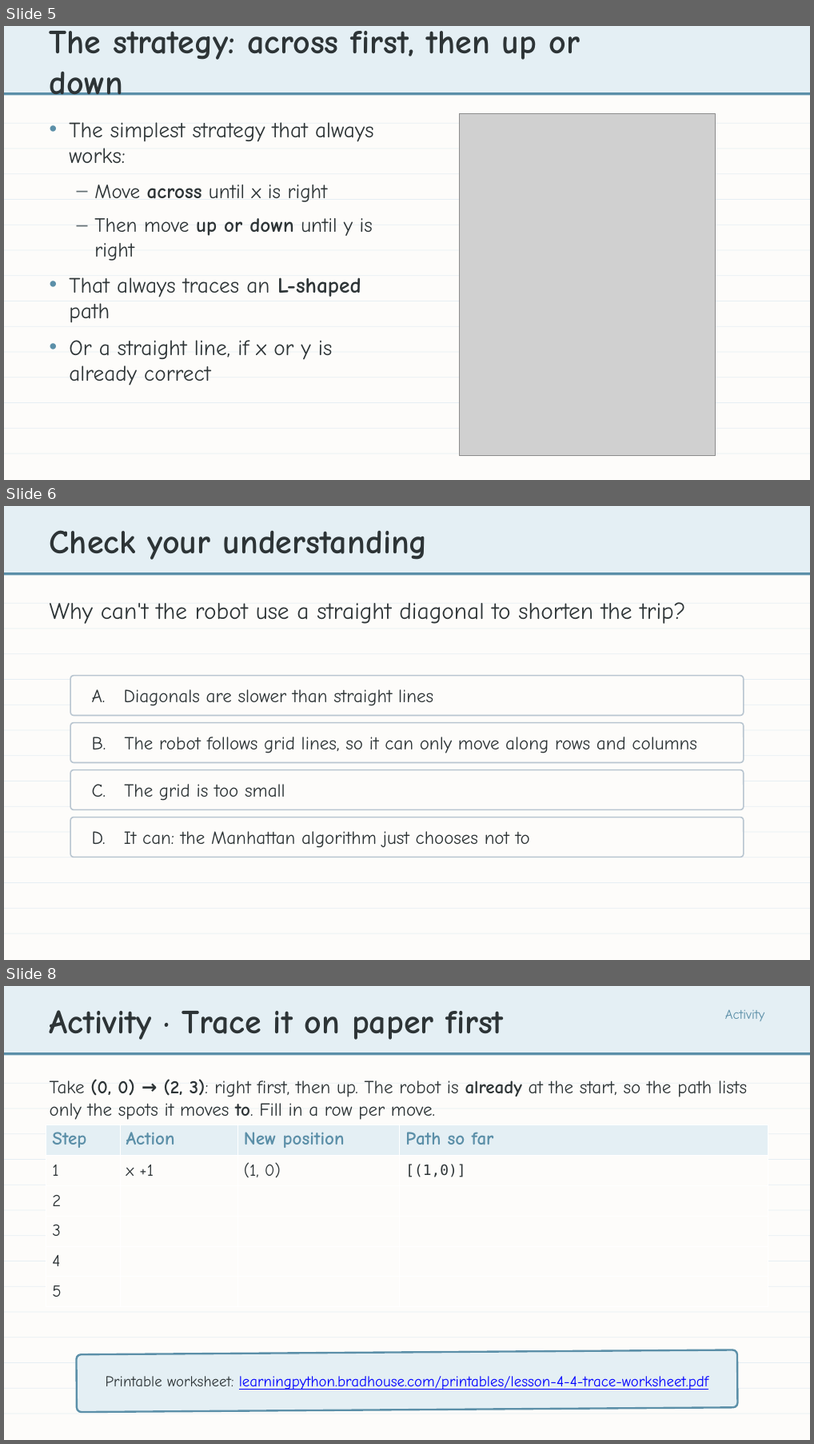
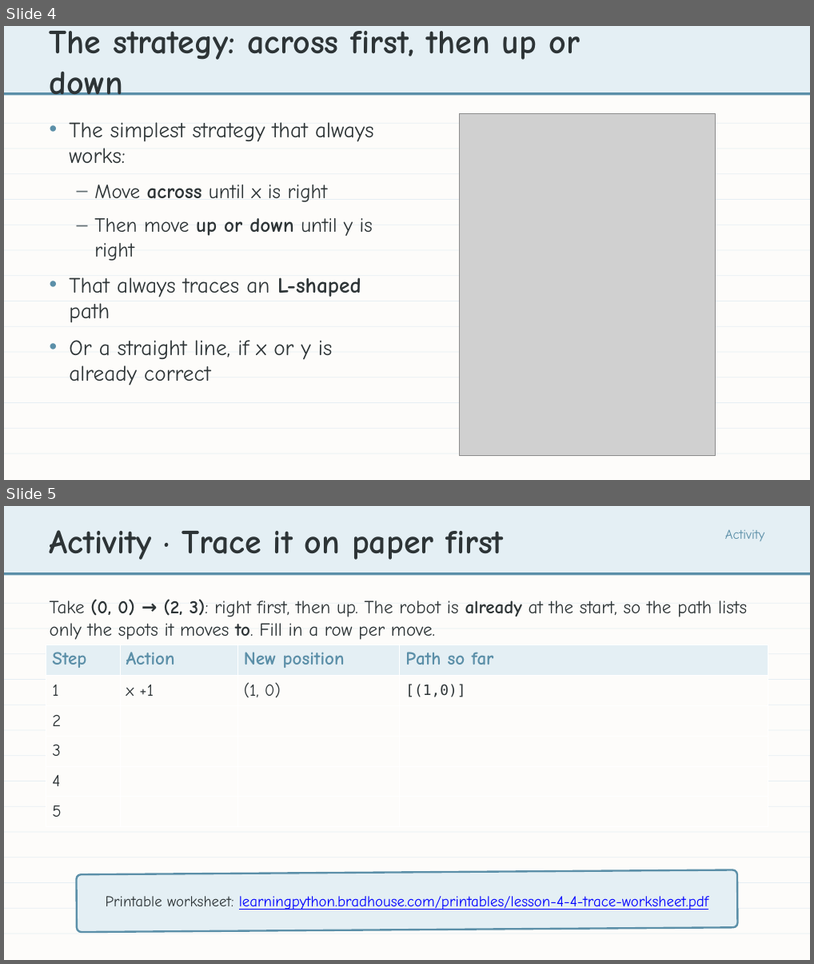
Before and after one commit to bradamiller/LearningPython, a slide deck: static/slides/module-04-manhattan/module-4-lesson-04-the-manhattan-algorithm.pptx. Shown one above the other, each under a label of ours: slides 5, 6 and 8 before the commit, slides 4 and 5 after it; the slides between them are not shown. The pictures are 814x1444 and 814x964 pixels, drawn with LibreOffice and Linux fonts; fonts in the diff are those of the drawing; grey boxes stand for pictures. Boxes give left, top, right and bottom in pixels: in the first picture for what was removed or moved away, otherwise in the second. Text is boxed around its words. In the diff, an @@ line names an element or a change of style, - is before the commit and + after.

```diff
--- a/static/slides/module-04-manhattan/module-4-lesson-04-the-manhattan-algorithm.pptx
+++ b/static/slides/module-04-manhattan/module-4-lesson-04-the-manhattan-algorithm.pptx
@@ slide 6 removed at (4,506,810,960), background #FDFCFA @@
@@ rectangle removed at (4,506,810,572) @@
@@ text removed at (50,530,428,560) @@
-Check your understanding
@@ rectangle removed at (4,572,810,575) @@
@@ rectangle removed at (4,603,810,604) @@
@@ text removed at (50,602,686,624) @@
-Why can't the robot use a straight diagonal to shorten the trip?
@@ rectangle removed at (4,628,810,629) @@
@@ rectangle removed at (4,654,810,654) @@
@@ rectangle removed at (4,679,810,680) @@
@@ rounded rectangle removed at (70,676,744,716) @@
@@ text removed at (92,689,434,706) @@
-A. Diagonals are slower than straight lines
@@ rectangle removed at (4,704,810,705) @@
@@ rectangle removed at (4,730,810,731) @@
@@ rounded rectangle removed at (70,723,744,763) @@
@@ text removed at (92,736,698,753) @@
-B. The robot follows grid lines, so it can only move along rows and columns
@@ rectangle removed at (4,756,810,756) @@
@@ rectangle removed at (4,780,810,781) @@
@@ rounded rectangle removed at (70,770,744,810) @@
@@ text removed at (92,784,286,800) @@
-C. The grid is too small
@@ rectangle removed at (4,806,810,807) @@
@@ rounded rectangle removed at (70,817,744,857) @@
@@ rectangle removed at (4,832,810,832) @@
@@ text removed at (92,831,530,848) @@
-D. It can: the Manhattan algorithm just chooses not to
@@ rectangle removed at (4,857,810,857) @@
@@ rectangle removed at (4,882,810,883) @@
@@ rectangle removed at (4,908,810,908) @@
@@ rectangle removed at (4,933,810,934) @@
@@ what was slide 5 is now slide 4 @@
@@ what was slide 8 is now slide 5 @@
```
Also in this commit, not shown: 1 slide changed, 2 other slides removed, 2 other files.
